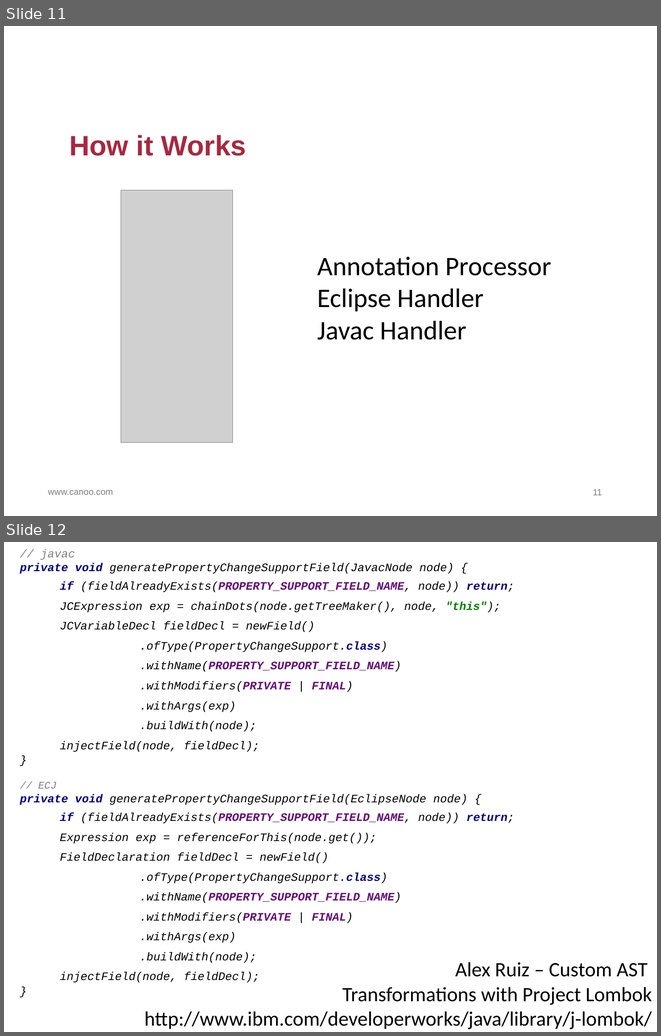
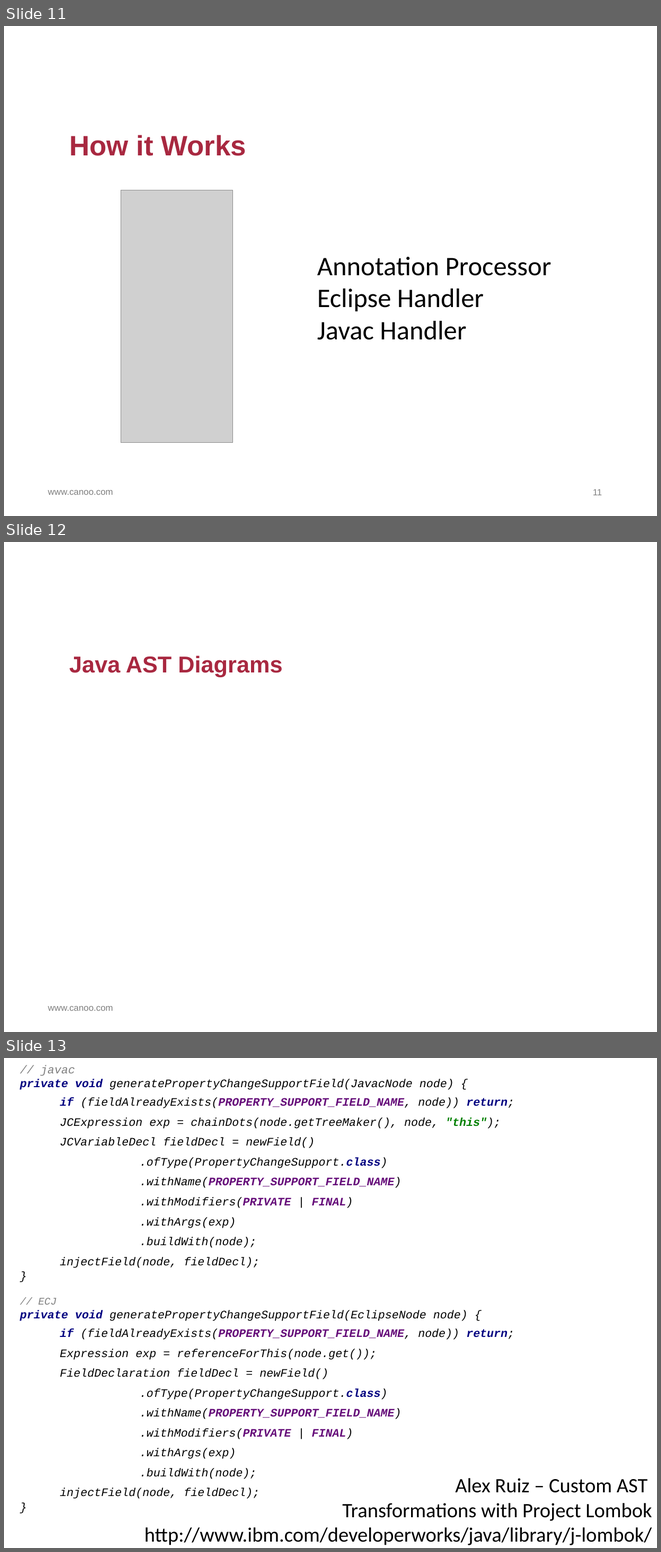
Before and after one commit to HamletDRC/presentations, a slide deck: asttransformations/AstTransformations.odp. Shown one above the other, each under a label of ours: slides 11 and 12 before the commit, slides 11, 12 and 13 after it. The pictures are 661x1036 and 661x1552 pixels, drawn with LibreOffice and Linux fonts; fonts in the diff are those of the drawing; grey boxes stand for pictures; background and template pictures are left out. Boxes give left, top, right and bottom in pixels: in the first picture for what was removed or moved away, otherwise in the second. Text is boxed around its words. In the diff, an @@ line names an element or a change of style, - is before the commit and + after.

```diff
--- a/asttransformations/AstTransformations.odp
+++ b/asttransformations/AstTransformations.odp
@@ slide 12 added at (4, 542, 657, 1032), background #FFFFFF; not listed: 1 template element that a slide beside it also shows @@
@@ title added at (69, 655, 282, 677), 36 pt, text #A82840, bold @@
+Java AST Diagrams
@@ what was slide 12 is now slide 13 @@
```
Also in this commit, not shown: 8 slides changed, 2 other slides added, 7 other files.
